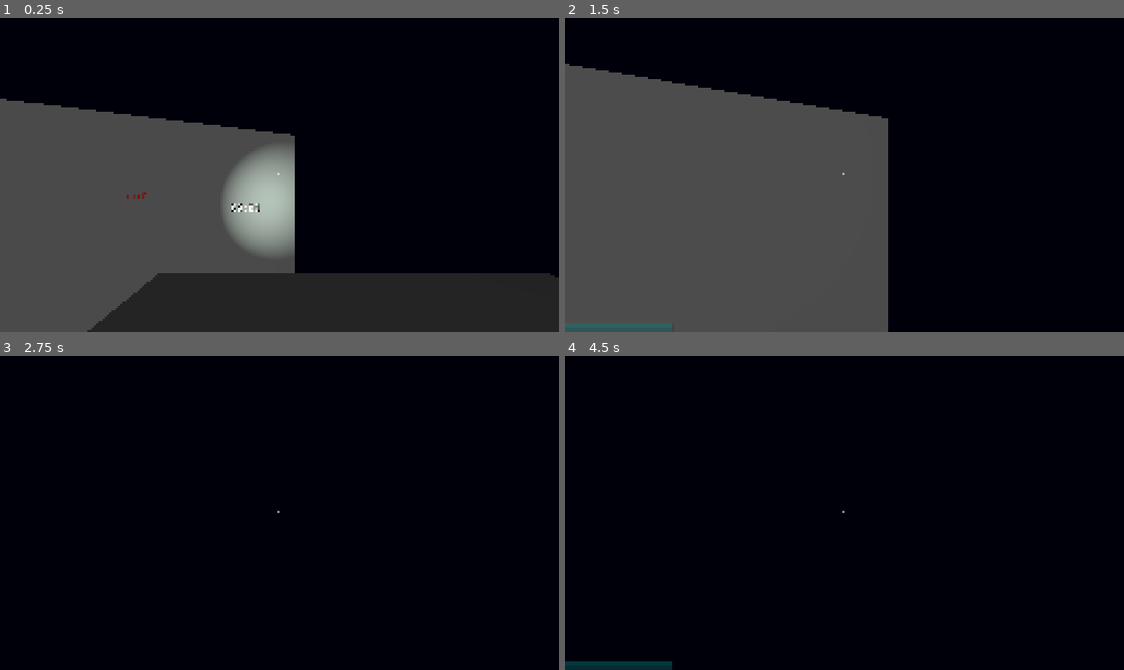
Above: before the commit, frames 1-4 (two rows, left to right).
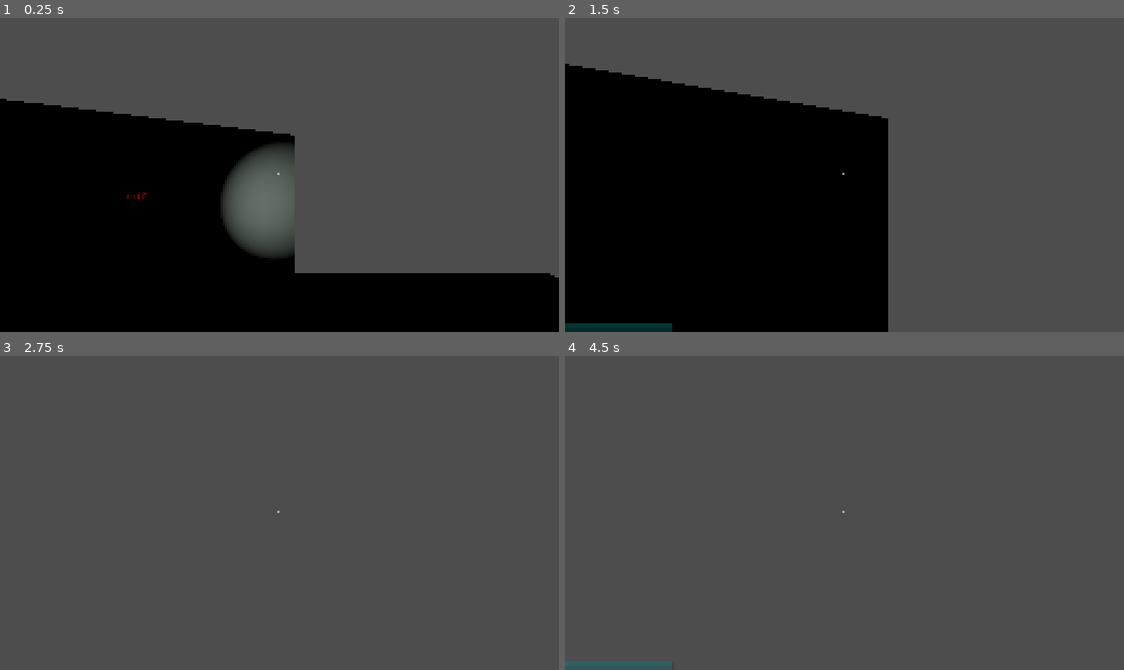
Above: after the commit, the same moments.

Repository: TheyCallMeFatbird/Station-22-Unfound
Game: Godot game, scene res://scenes/main.tscn
Two runs of this game, one before a commit and one after it. Both use one fixed random seed, a clock stepped at 60 frames per second and the inputs below. Sound files missing from this copy of the repository are replaced by a short silence.
Inputs (mouse positions are in pixels of both pictures, inside the frame that each line leads up to):
- Up to frame 1 (0.25 s): no input
- Up to frame 2 (1.5 s): move the mouse to (872, 175) at 0.52 s; hold F (flashlight_toggle) 0.53-1.28 s; hold W (move_forward) from 0.53 s (still down); tap Space (jump) at 0.77 s; move the mouse to (816, 175) at 1.27 s; tap Shift (sprint) at 1.35 s
- Up to frame 3 (2.75 s): keep holding W (move_forward); tap Space (jump) at 1.52 s; move the mouse to (296, 506) at 2.02 s; hold F (flashlight_toggle) from 2.03 s (still down)
- Up to frame 4 (4.5 s): keep holding W (move_forward); tap Enter at 2.75, 4.25 s; move the mouse to (838, 519) at 2.77 s; release F (flashlight_toggle) at 2.78 s; tap Shift (sprint) at 2.85, 4.35 s; tap Space (jump) at 3.02, 3.5, 3.77 s; move the mouse to (889, 516) at 3.52 s; hold F (flashlight_toggle) 3.53-4.28 s; move the mouse to (799, 509) at 4.27 s

The runs differ from the first frame. In frame 1, 100% of the frame differs, in the area x 0-100%, y 0-100%; in frame 2, 100%; in frame 3, 100%; in frame 4, 100%.
Error after the commit: Attempt to call function 'play' in base 'null instance' on a null instance. (res://scripts/player.gd:61)

Commit message:
Add anomaly management and report terminal scripts (part 1)
Added new scripts for anomaly management and report terminal. Updated existing nodes and properties to integrate new features.

Diff:
--- a/scenes/main.tscn
+++ b/scenes/main.tscn
@@ -4,13 +4,14 @@
 [ext_resource type="AudioStream" uid="uid://de0n1ukbfwx1m" path="res://sounds/low-wind-blowing.mp3" id="2_0xm2m"]
 [ext_resource type="Script" uid="uid://djpwpr07abxm2" path="res://scripts/player.gd" id="2_7mycd"]
 [ext_resource type="Script" uid="uid://mtk3sq3dbtkl" path="res://scripts/hud.gd" id="3_kek77"]
+[ext_resource type="Script" path="res://scripts/anomaly_anchor.gd" id="4_anchor"]
 [ext_resource type="AudioStream" uid="uid://d2081sadqdn7r" path="res://sounds/flashlight-toggle.mp3" id="5_lquwl"]
 [ext_resource type="AudioStream" uid="uid://ntfcd7dstkar" path="res://sounds/metal-footstep.mp3" id="6_4c57u"]
 [ext_resource type="Script" uid="uid://bqd28w0obk2l3" path="res://scripts/flicker_light.gd" id="6_7mycd"]
+[ext_resource type="Script" path="res://scripts/anomaly_manager.gd" id="9_manager"]
 [ext_resource type="FontFile" uid="uid://vone0fx04o4k" path="res://fonts/Share_Tech_Mono/ShareTechMono-Regular.ttf" id="7_5vw27"]
 [ext_resource type="AudioStream" uid="uid://cteqr3j5qdd0b" path="res://sounds/light-humming.mp3" id="7_272bh"]
 [ext_resource type="PackedScene" uid="uid://b2blm2cib6oui" path="res://scenes/hud.tscn" id="8_5vw27"]
-[ext_resource type="Script" uid="uid://bjl5j1hmlueqb" path="res://scenes/clock.gd" id="11_ya4ey"]
 
 [sub_resource type="CapsuleShape3D" id="CapsuleShape3D_1bvp3"]
 radius = 0.5527344
@@ -25,7 +26,8 @@
 volumetric_fog_albedo = Color(1.8049032e-08, 0, 0.03810654, 1)
 volumetric_fog_emission = Color(0, 0.015686275, 0.03137255, 1)
 
-[sub_resource type="StandardMaterial3D" id="StandardMaterial3D_ya4ey"]
+[sub_resource type="BoxShape3D" id="BoxShape3D_terminal"]
+size = Vector3(2.5, 2, 1.8)
 
 [node name="Node3D" type="Node3D" unique_id=526012071]
 script = ExtResource("1_h2yge")
@@ -52,34 +54,7 @@
 light_energy = 6.0
 spot_range = 11.015916
 spot_angle = 17.0
-spot_angle_attenuation = 1.25
-
-[node name="FlashlightSound" type="AudioStreamPlayer3D" parent="Player" unique_id=381087654]
-transform = Transform3D(1, 0, 0, 0, 1, 0, 0, 0, 1, 2, 0, 0)
-stream = ExtResource("5_lquwl")
-
-[node name="Footsteps" type="AudioStreamPlayer3D" parent="Player" unique_id=248984132]
-transform = Transform3D(1, 0, 0, 0, 1, 0, 0, 0, 1, 2, 0, 0)
-stream = ExtResource("6_4c57u")
-
-[node name="WorldEnvironment" type="WorldEnvironment" parent="." unique_id=985125726]
-environment = SubResource("Environment_ig7tw")
-
-[node name="AmbientSound" type="AudioStreamPlayer3D" parent="." unique_id=1242876182]
-stream = ExtResource("2_0xm2m")
-attenuation_model = 3
-unit_size = 15.0
-autoplay = true
-parameters/looping = true
-
-[node name="CreepySound" type="AudioStreamPlayer3D" parent="." unique_id=673033787]
-
-[node name="FlickerLight" type="OmniLight3D" parent="." unique_id=66663126]
-transform = Transform3D(1, 0, 0, 0, 1, 0, 0, 0, 1, -6.035668, 3.2245166, -6.1639695)
-light_color = Color(0.7728173, 0.97774416, 0.99999994, 1)
-light_energy = 3.0
-omni_range = 3.0
-script = ExtResource("6_7mycd")
+@@ -80,25 +85,69 @@ script = ExtResource("6_7mycd")
 
 [node name="LightHummingSound" type="AudioStreamPlayer3D" parent="FlickerLight" unique_id=872547851]
 stream = ExtResource("7_272bh")
@@ -105,11 +80,47 @@
 transform = Transform3D(0.85573477, 0, 0.51741487, 0, 1, 0, -0.51741487, 0, 0.85573477, -5.5373907, 0.4874878, -5.3921075)
 use_collision = true
 size = Vector3(9.779175, 7.2489014, 0.001)
-material = SubResource("StandardMaterial3D_ya4ey")
 
-[node name="Label3D" type="Label3D" parent="." unique_id=1215400383]
-transform = Transform3D(1, 0, 0, 0, 1, 0, 0, 0, 1, -2.9675474, 1.5882549, -6.074845)
-text = "00:00"
+[node name="AnomalyManager" type="Node3D" parent="."]
+script = ExtResource("9_manager")
+
+[node name="ReportTerminal" type="Node3D" parent="AnomalyManager"]
+transform = Transform3D(0.00117803, 0, 0.9999993, 0, 1, 0, -0.9999993, 0, 0.00117803, 3.57026, 1.12058, 0.450261)
+
+[node name="Area3D" type="Area3D" parent="AnomalyManager/ReportTerminal"]
+collision_layer = 8
+collision_mask = 1
+
+[node name="CollisionShape3D" type="CollisionShape3D" parent="AnomalyManager/ReportTerminal/Area3D"]
+shape = SubResource("BoxShape3D_terminal")
+
+[node name="TerminalText" type="Label3D" parent="AnomalyManager/ReportTerminal"]
+transform = Transform3D(0.910827, 0, -0.412786, 0, 1, 0, 0.412786, 0, 0.910827, -0.0451503, 0.624417, 0)
 font = ExtResource("7_5vw27")
-font_size = 62
-script = ExtResource("11_ya4ey")
+font_size = 20
+line_spacing = 6.0
+text = "Report Terminal\nWalk into range to use"
+
+[node name="Anchor_TextMoved" type="Marker3D" parent="AnomalyManager"]
+transform = Transform3D(1, 0, 0, 0, 1, 0, 0, 0, 1, -5.64739, 2.0349, -5.29666)
+script = ExtResource("4_anchor")
+target_path = NodePath("../../Text")
+anomaly_type = "moved"
+
+[node name="Anchor_WallMissing" type="Marker3D" parent="AnomalyManager"]
+transform = Transform3D(0.855735, 0, 0.517415, 0, 1, 0, -0.517415, 0, 0.855735, -5.53739, 0.487488, -5.39211)
+script = ExtResource("4_anchor")
+target_path = NodePath("../../Wall")
+anomaly_type = "missing"
+
+[node name="Anchor_FlickerTinted" type="Marker3D" parent="AnomalyManager"]
+transform = Transform3D(1, 0, 0, 0, 1, 0, 0, 0, 1, -6.03567, 3.22452, -6.16397)
+script = ExtResource("4_anchor")
+target_path = NodePath("../../FlickerLight")
+anomaly_type = "tinted"
+
+[node name="Anchor_FloorScaled" type="Marker3D" parent="AnomalyManager"]
+transform = Transform3D(1, 0, 0, 0, 1, 0, 0, 0, 1, 0, -0.0716553, 0)
+script = ExtResource("4_anchor")
+target_path = NodePath("../../Floor")
+anomaly_type = "scaled"
